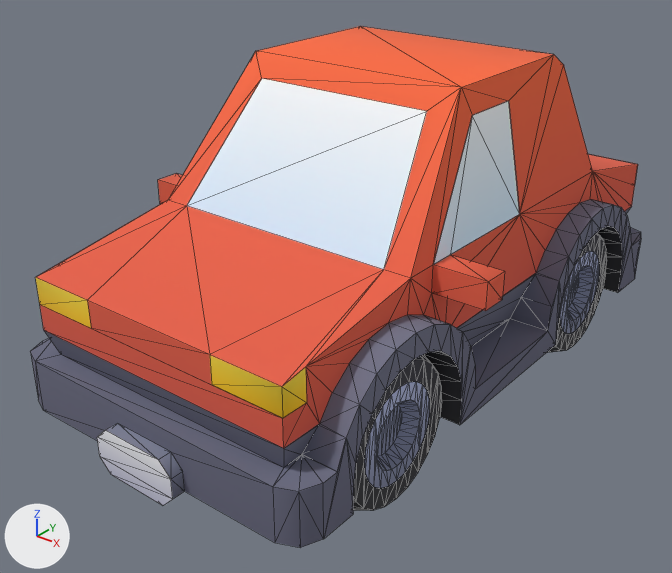
The glTF model Assets/UnityEve/Art/Models/car-kit/sedan.glb as it was, and as the next commit left it.
Both versions are drawn from a camera (50 mm lens) standing at (2.0, -2.72, 2.03) and looking at (-0.06, -0.15, 0.44). The lights are fixed; the arrows at lower left show +X, +Y and +Z. The older version comes first. Mesh edges are drawn as thin lines. Vertices at exactly the same position are counted once.

Names of what the first picture shows: 'body', 'wheel-back-left', 'wheel-front-left'.
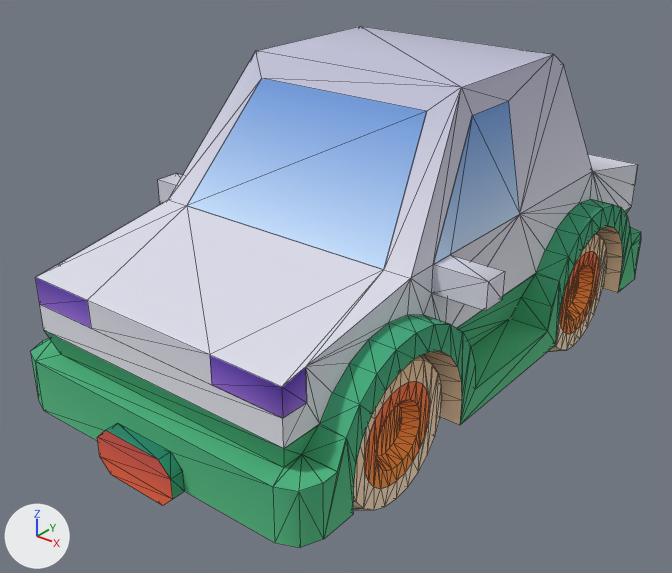
Where the newer file only moved an object's origin or applied its transform, the numbers keep the older frame.

Edits to the bpy script that builds the scene:
```text
Change me_body:
    where me_body.from_pydata(...)  # 388 vertices, 704 faces; spans x -0.75..0.75, y -1.27..1.27, z 0.0..1.15
    used by ob_body; location = (0.0, 0.025, 0.15)
    me_body part 1: 692 kept faces spanning x -0.75..0.75, y -1.27..1.27, z 0.0..1.15 get new texture (UV) coordinates
Change me_wheel_back_left:
    where me_wheel_back_left.from_pydata(...)  # 216 vertices, 332 faces; spans x -0.05..0.3, y -0.3..0.3, z -0.3..0.3
    used by ob_wheel_back_left; location = (0.3, 0.66, 0.3)
    me_wheel_back_left part 2: 332 kept faces spanning x -0.05..0.3, y -0.3..0.3, z -0.3..0.3 get new texture (UV) coordinates
Change me_wheel_front_left:
    where me_wheel_front_left.from_pydata(...)  # 216 vertices, 332 faces; spans x -0.05..0.3, y -0.3..0.3, z -0.3..0.3
    used by ob_wheel_front_left; location = (0.3, -0.66, 0.3)
    me_wheel_front_left part 3: 332 kept faces spanning x -0.05..0.3, y -0.3..0.3, z -0.3..0.3 get new texture (UV) coordinates
```

Where the change shows, as pixel boxes [x1, y1, x2, y2] in the pictures (672 x 573 px):
part 1 of me_body, surface changed: [30, 26, 641, 548] in both
part 2 of me_wheel_back_left, surface changed: [548, 233, 607, 352] in both
part 3 of me_wheel_front_left, surface changed: [353, 355, 442, 511] in both
